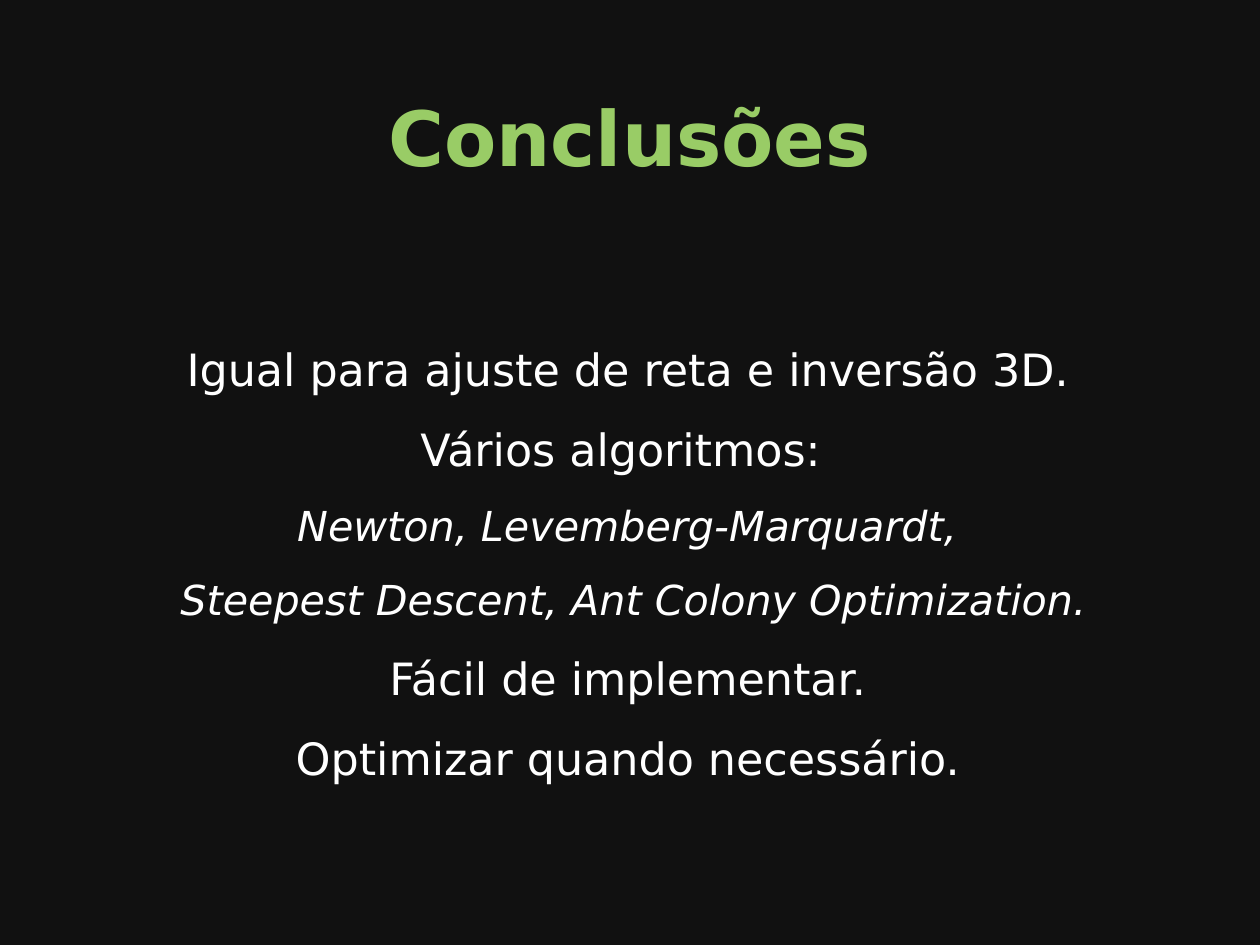
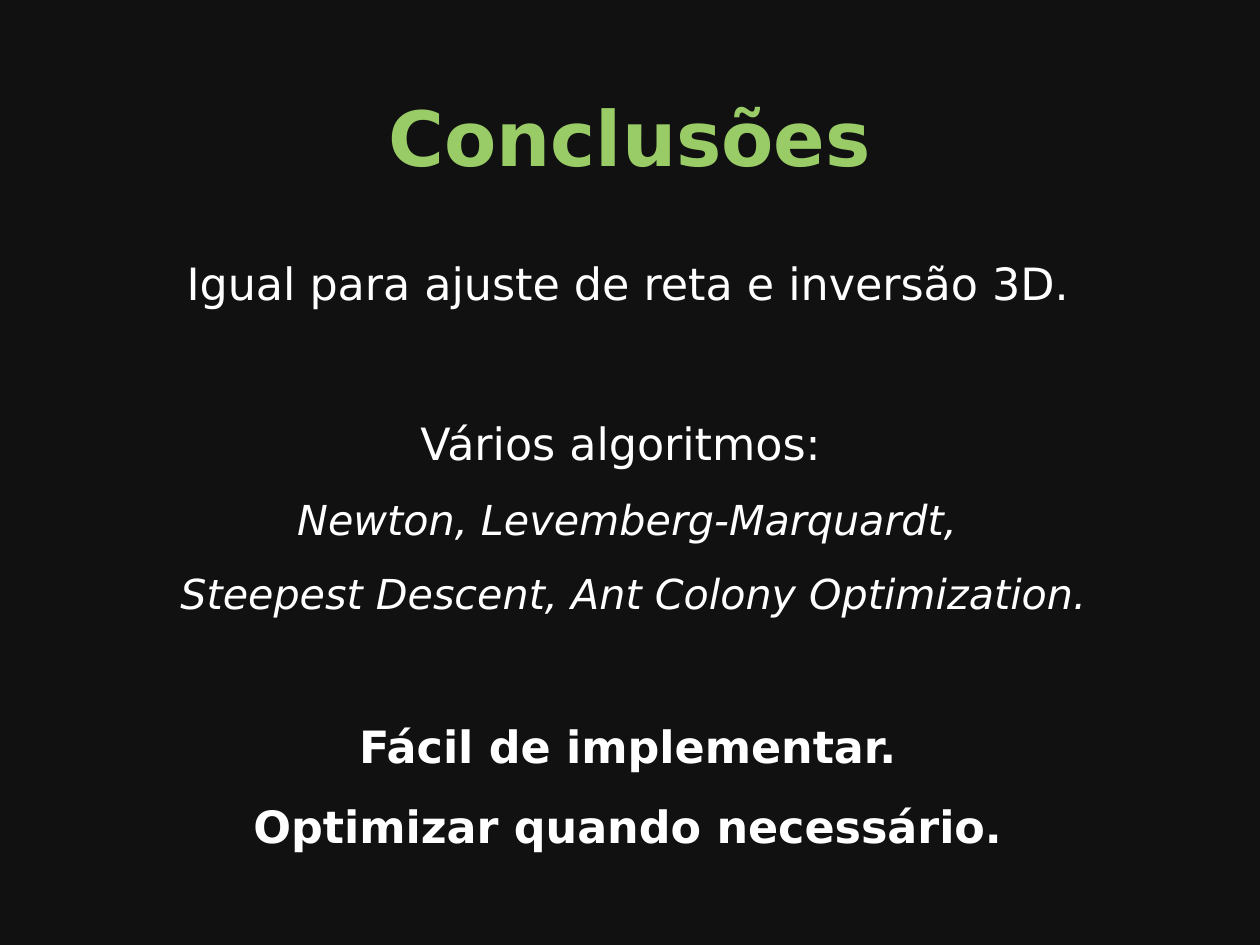
Before and after one commit to leouieda/seminario-on-2014, a slide deck: slide 59 of slides.odp (slide 49 before the commit). Drawn at 1260x945 pixels with LibreOffice and Linux fonts; fonts in the diff are those of the drawing. Boxes give left, top, right and bottom in pixels: in the first picture for what was removed or moved away, otherwise in the second. Text is boxed around its words. In the diff, an @@ line names an element or a change of style, - is before the commit and + after.

```diff
--- a/slides.odp
+++ b/slides.odp
@@ text "Igual para ajuste de reta ...": place and size @@
-text "Igual para ajuste de reta ..." at [180, 351, 1086, 785]
+text "Igual para ajuste de reta ..." at [180, 265, 1086, 853]
@@ text at [253, 727, 1002, 853]: bold on in "Fácil de implementar.", "Optimizar quando necessário." @@
```
Also in this commit, not shown: 17 other slides changed, 14 slides added, 4 slides removed, 2 other files.
